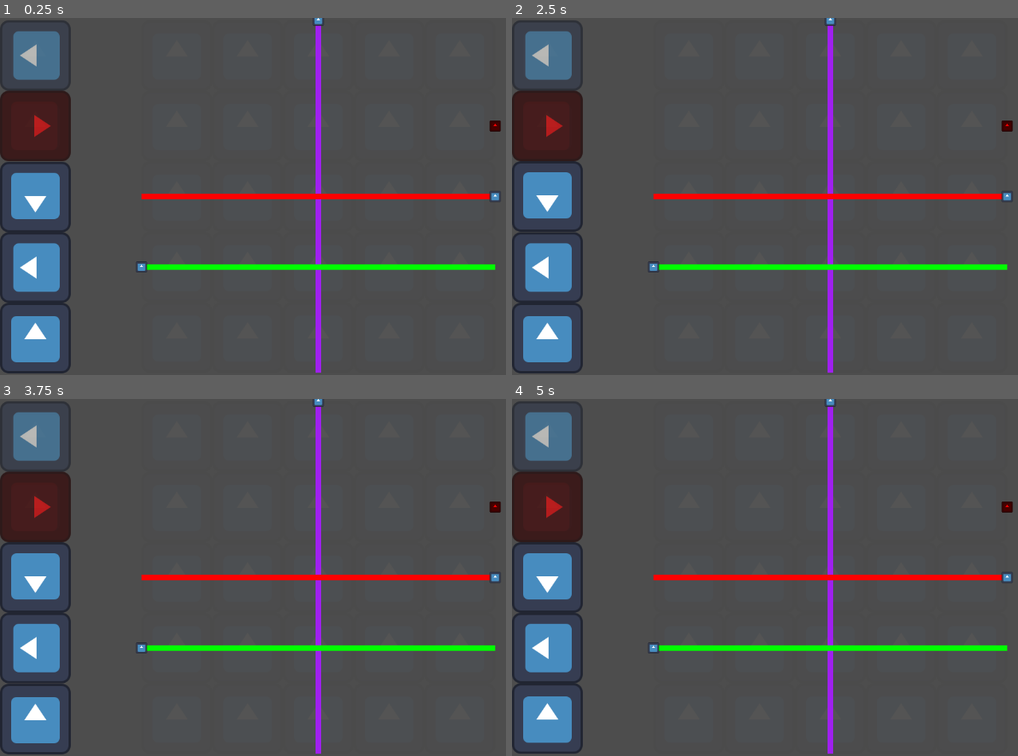
Above: before the commit, frames 1-4 (two rows, left to right).
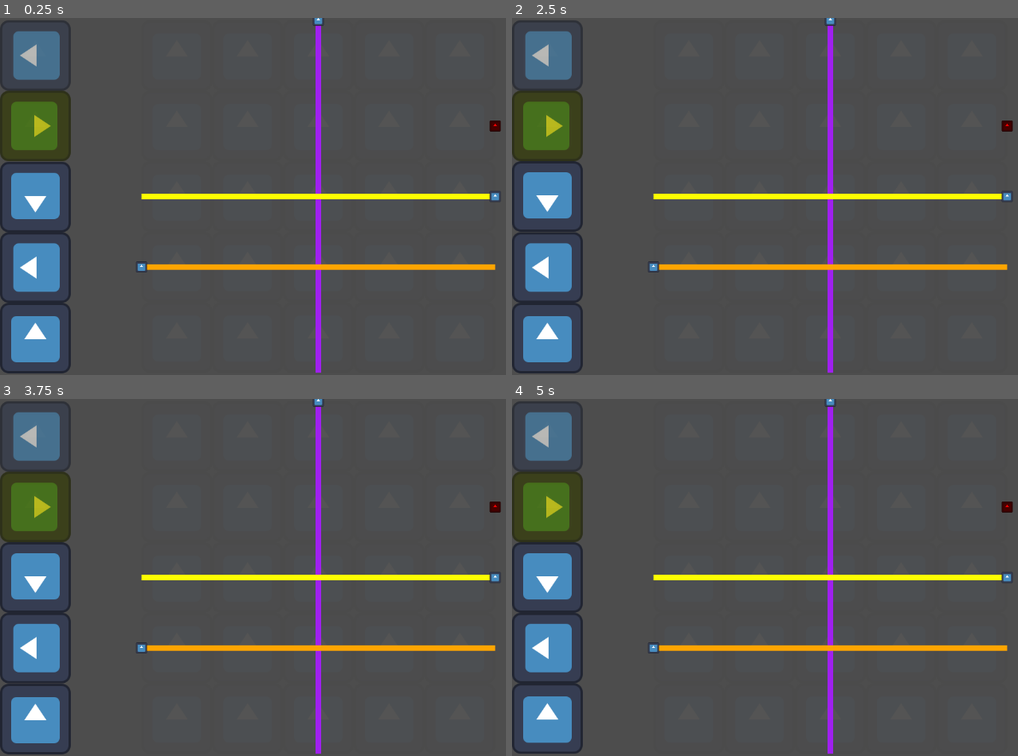
Above: after the commit, the same moments.

Repository: Phijo1/Prisma
Game: Godot game, scene res://level.tscn
The game is run twice, just before and just after one commit, with the same random seed, the same clock (stepped at 60 frames per second) and the same inputs. The engine's default icon, where the game draws it, is replaced by a stand-in: a white triangle on a blue panel in a dark square.
Inputs (mouse positions are in pixels of both pictures, inside the frame that each line leads up to):
- Up to frame 1 (0.25 s): no input
- Up to frame 2 (2.5 s): tap Enter at 0.5, 2 s; move the mouse to (547, 53) at 0.52 s; hold E (r_right) 0.53-1.28 s; click (547, 53) at 0.67 s; tap Space at 1.25 s; move the mouse to (547, 125) at 1.27 s; hold Q (r_left) 1.28-2.03 s; click (547, 125) at 1.42 s; move the mouse to (547, 196) at 2.02 s; hold E (r_right) from 2.03 s (still down); click (547, 196) at 2.17 s
- Up to frame 3 (3.75 s): tap Space at 2.75 s; move the mouse to (35, 648) at 2.77 s; click (35, 648) at 2.92 s; tap Enter at 3.5 s; move the mouse to (35, 720) at 3.52 s; release E (r_right) at 3.53 s; hold Q (r_left) from 3.53 s (still down); click (35, 720) at 3.67 s
- Up to frame 4 (5 s): keep holding Q (r_left); tap Space at 4.25 s; move the mouse to (638, 523) at 4.27 s; click (638, 523) at 4.42 s

The runs differ from the first frame. In frame 1, 4.7% of the frame differs, in the area x 0-98%, y 20-71%; in frame 2, 4.7%; in frame 3, 4.7%; in frame 4, 4.7%.

Commit message:
Implmented filter

Diff:
--- a/level.gd
+++ b/level.gd
@@ -72,6 +72,15 @@
 						splitter("up", i, j, grid2DArray[i][j].source[0])
 					elif grid2DArray[i][j].source[1] == 4:
 						splitter("right", i, j, grid2DArray[i][j].source[0])
+				elif grid2DArray[i][j].prismSlot.has_method("filter"):
+					if grid2DArray[i][j].source[1] == 1:
+						filter("down", i, j, grid2DArray[i][j].source[0])
+					elif grid2DArray[i][j].source[1] == 2:
+						filter("left", i, j, grid2DArray[i][j].source[0])
+					elif grid2DArray[i][j].source[1] == 3:
+						filter("up", i, j, grid2DArray[i][j].source[0])
+					elif grid2DArray[i][j].source[1] == 4:
+						filter("right", i, j, grid2DArray[i][j].source[0])
 
 func rayDown(i,j,colour):
 	i += 1
@@ -98,6 +107,8 @@
 			mirror("left", i, j, colour)
 		elif grid2DArray[i][j].prismSlot.has_method("splitter"):
 			splitter("left", i, j, colour)
+		elif grid2DArray[i][j].prismSlot.has_method("filter"):
+			filter("left", i, j, colour)
 
 func rayUp(i,j,colour):
 	i -= 1
@@ -110,6 +121,8 @@
 			mirror("up", i, j, colour)
 		elif grid2DArray[i][j].prismSlot.has_method("splitter"):
 			splitter("up", i, j, colour)
+		elif grid2DArray[i][j].prismSlot.has_method("filter"):
+			filter("up", i, j, colour)
 
 func rayRight(i,j,colour):
 	j += 1
@@ -122,7 +135,8 @@
 			mirror("right", i, j, colour)
 		elif grid2DArray[i][j].prismSlot.has_method("splitter"):
 			splitter("right", i, j, colour)
-
+		elif grid2DArray[i][j].prismSlot.has_method("filter"):
+			filter("right", i, j, colour)
 
 func mirror(direc, i, j, colour):
 	if direc == "down":
@@ -269,4 +283,37 @@
 				rayDown(i,j,4)
 
 func filter(direc, i, j, colour):
-	print("TODO")
+	var filter = grid2DArray[i][j].prismSlot.filterColour
+	if filter != colour:
+		if colour == 5:
+			if filter == 2:
+				colour = 3
+			elif filter == 3:
+				colour = 2
+		elif colour == 6:
+			if filter == 3:
+				colour = 4
+			elif filter == 4:
+				colour = 3
+		elif colour == 7:
+			if filter == 2:
+				colour = 4
+			elif filter == 4:
+				colour = 2
+
+		if direc == "down":
+			grid2DArray[i][j].vert = [colour,1]
+			grid2DArray[i][j].drawLine()
+			rayDown(i,j,colour)
+		elif direc == "left":
+			grid2DArray[i][j].hor = [colour,1]
+			grid2DArray[i][j].drawLine()
+			rayLeft(i,j,colour)
+		elif direc == "up":
+			grid2DArray[i][j].vert = [colour,2]
+			grid2DArray[i][j].drawLine()
+			rayUp(i,j,colour)
+		elif direc == "right":
+			grid2DArray[i][j].hor = [colour,2]
+			grid2DArray[i][j].drawLine()
+			rayRight(i,j,colour)
--- a/level.tscn
+++ b/level.tscn
@@ -76,11 +76,11 @@
 
 [node name="EmptyGrid15" parent="CanvasLayer/RayGrid" instance=ExtResource("1_u52ul")]
 layout_mode = 2
-source = [2, 2]
+source = [4, 2]
 
 [node name="EmptyGrid16" parent="CanvasLayer/RayGrid" instance=ExtResource("1_u52ul")]
 layout_mode = 2
-source = [6, 4]
+source = [7, 4]
 
 [node name="EmptyGrid17" parent="CanvasLayer/RayGrid" instance=ExtResource("1_u52ul")]
 layout_mode = 2
@@ -131,6 +131,7 @@
 layout_mode = 2
 
 [node name="Filter" parent="CanvasLayer/PrismGrid/EmptyGrid2" instance=ExtResource("4_f2txt")]
+filterColour = 4
 
 [node name="EmptyGrid3" parent="CanvasLayer/PrismGrid" instance=ExtResource("1_u52ul")]
 layout_mode = 2
